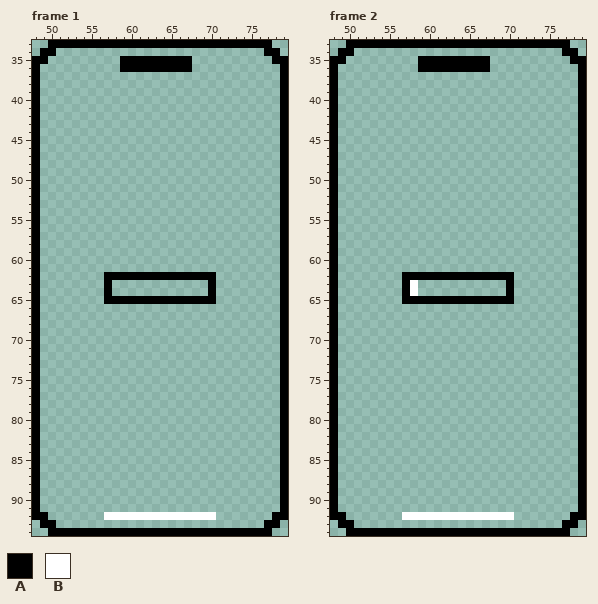
Pixel-art file: public/assets/animation/Sprite-phone-anim.aseprite. Above, as it was before the edit.
128x128 pixels, 13 frames. Shown: frame 1: x 48..79, y 33..94; frame 2: x 48..79, y 33..94. The commit also changed other frames, which this record leaves out.
Palette (. is transparent): A #000000  B #ffffff
Once edited:
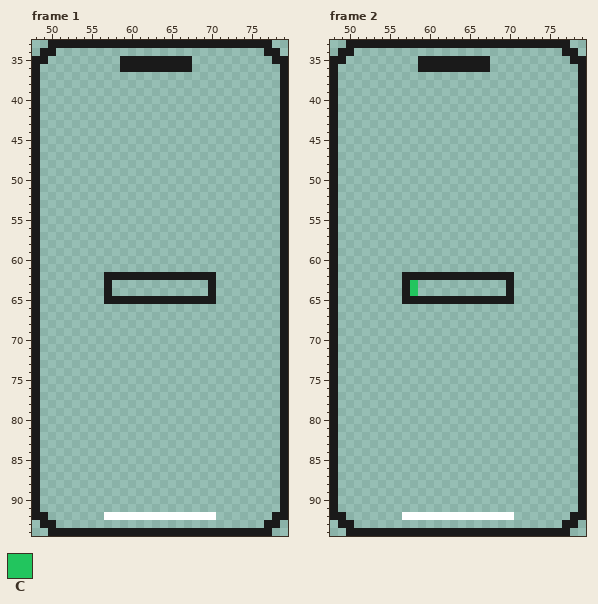
Colours new in this view: C #22c55e
Diff:
colour A: #000000 -> #1a1a1a
Frame 2, layer "logo":
y 63..64: x 58 B -> C
Changed places in both pictures, as pixel boxes (x1, y1, x2, y2):
changed: (32, 40, 288, 536)
changed: (330, 40, 586, 536)
